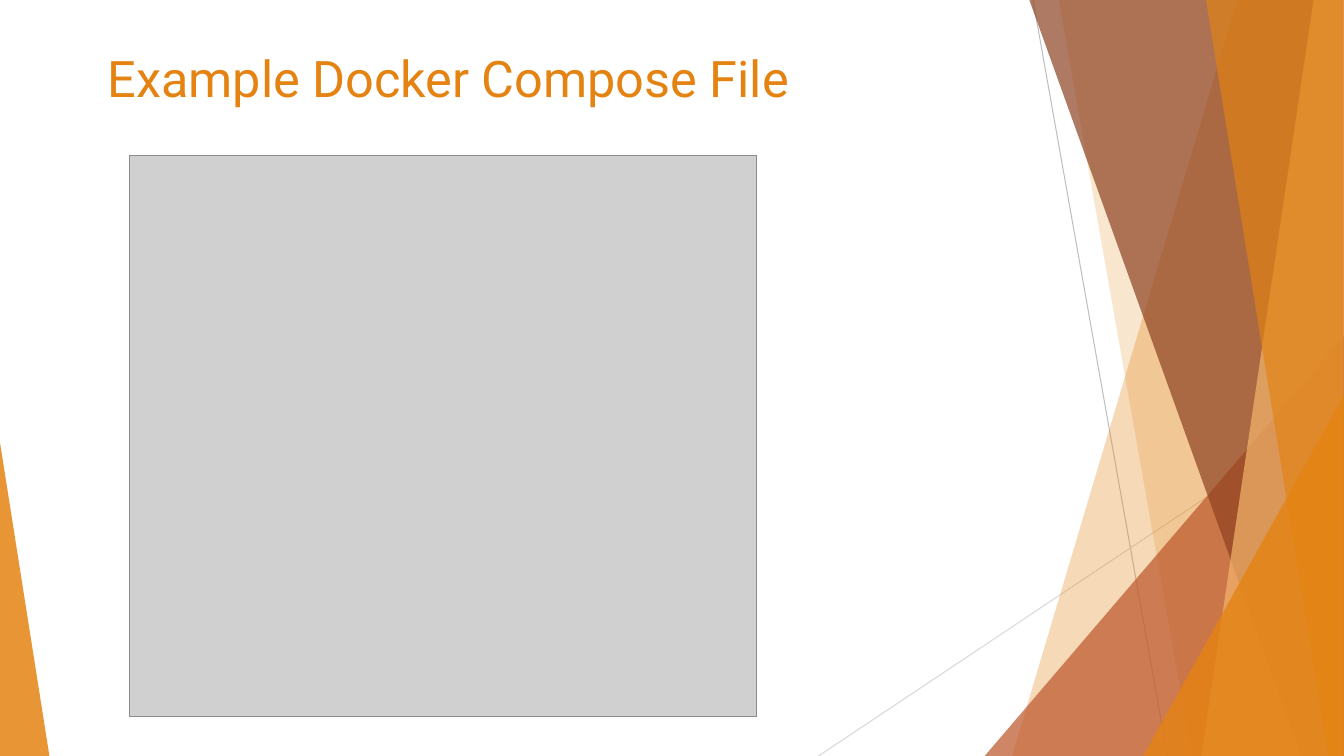
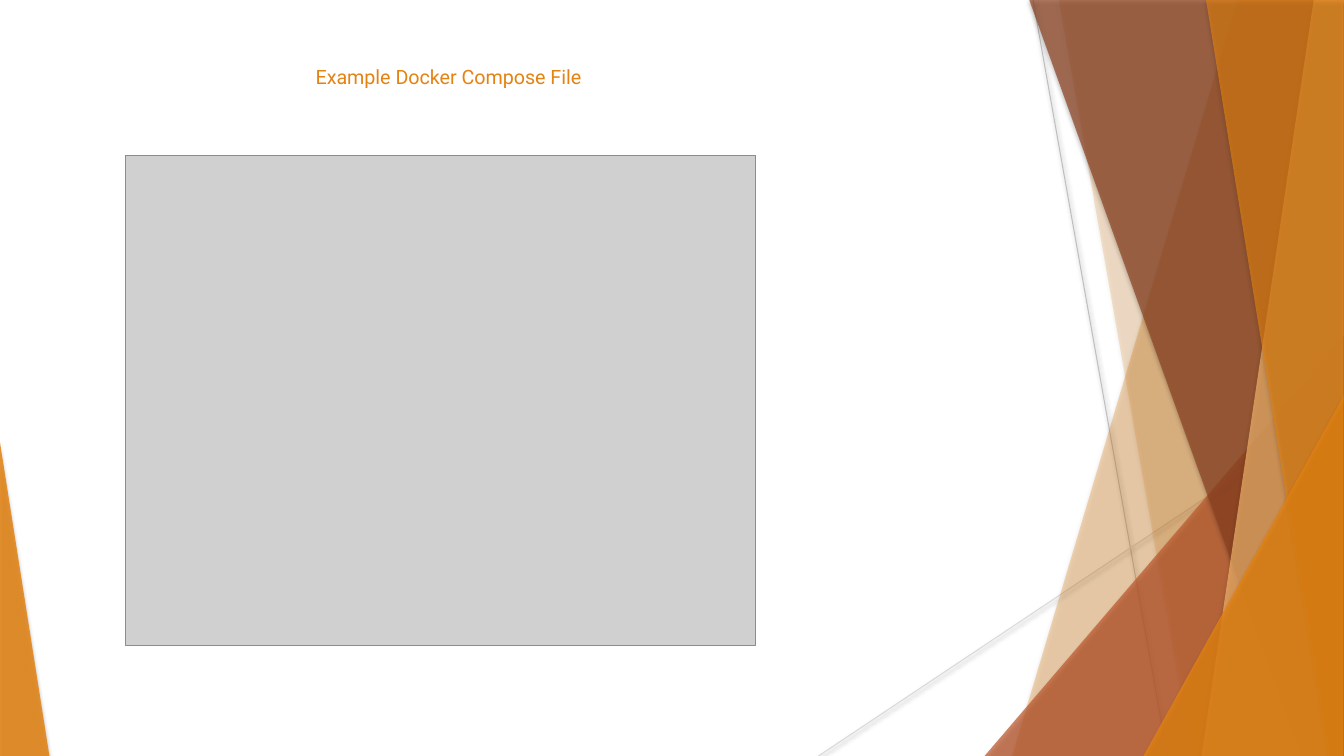
Before and after one commit to data-max-hq/workshop-epoka, a slide deck: slide 20 of Presentations/Introduction to Machine Learning.pptx. Drawn at 1344x756 pixels with LibreOffice and Linux fonts; fonts in the diff are those of the drawing; grey boxes stand for pictures. Boxes give left, top, right and bottom in pixels: in the first picture for what was removed or moved away, otherwise in the second. Text is boxed around its words. In the diff, an @@ line names an element or a change of style, - is before the commit and + after.

Commit message:
setup images with right resolution

```diff
--- a/Presentations/Introduction to Machine Learning.pptx
+++ b/Presentations/Introduction to Machine Learning.pptx
@@ line (1033, 0) - (1168, 756): stroke #BFBFBF 0.75 pt to #BFBFBF 0.74 pt @@
@@ freeform shape at (1059,0,1344,756): shadow on; outline redrawn @@
@@ text "Example Docker Compose File" at (316,69,581,88): size 36 to 14 pt @@
@@ picture: place and size @@
-picture at (129,155,756,717)
+picture at (126,155,756,645)
@@ line (1344, 406) - (819, 756): stroke #D9D9D9 0.75 pt to #D9D9D9 0.74 pt @@
@@ shadow on in 6 elements at (1012,0,1344,756), (985,336,1344,756), (1029,0,1344,756), (1202,0,1344,756), (1206,0,1344,756), (1143,396,1344,756) @@
```
Also in this commit, not shown: 19 other slides changed.
